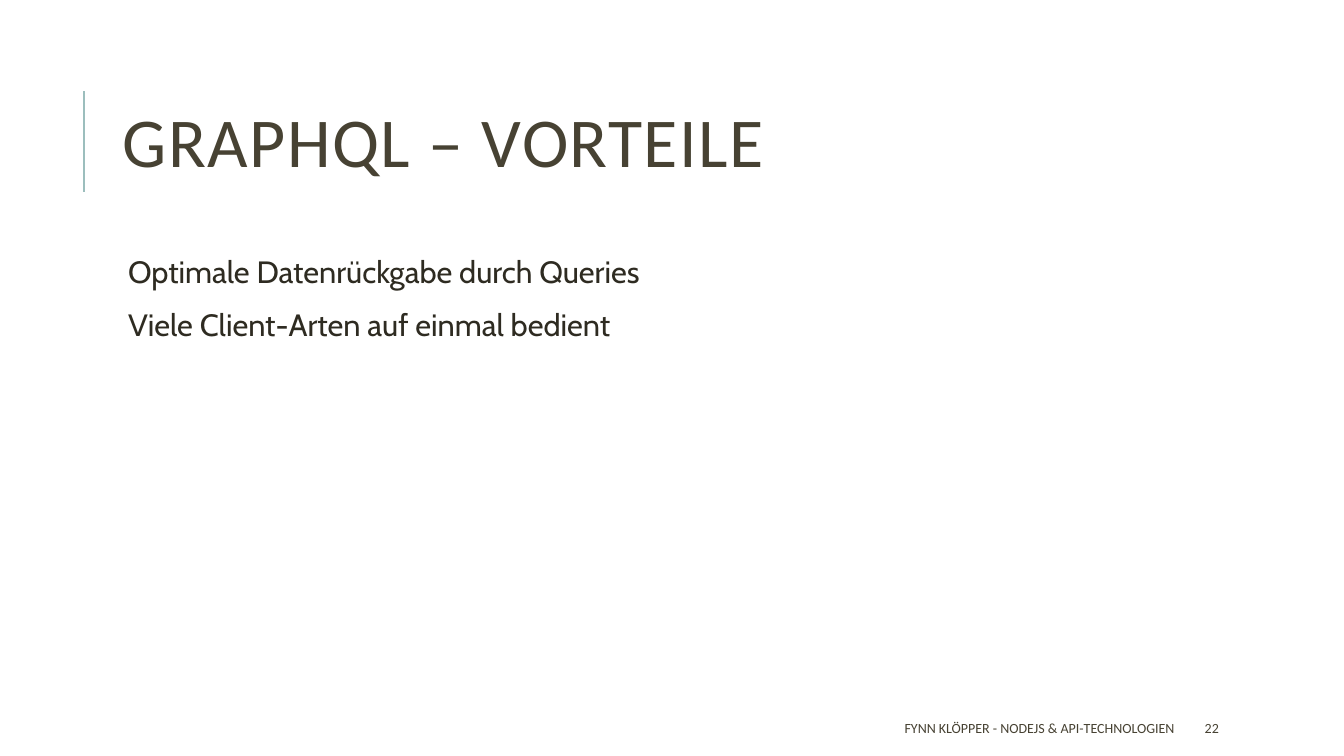
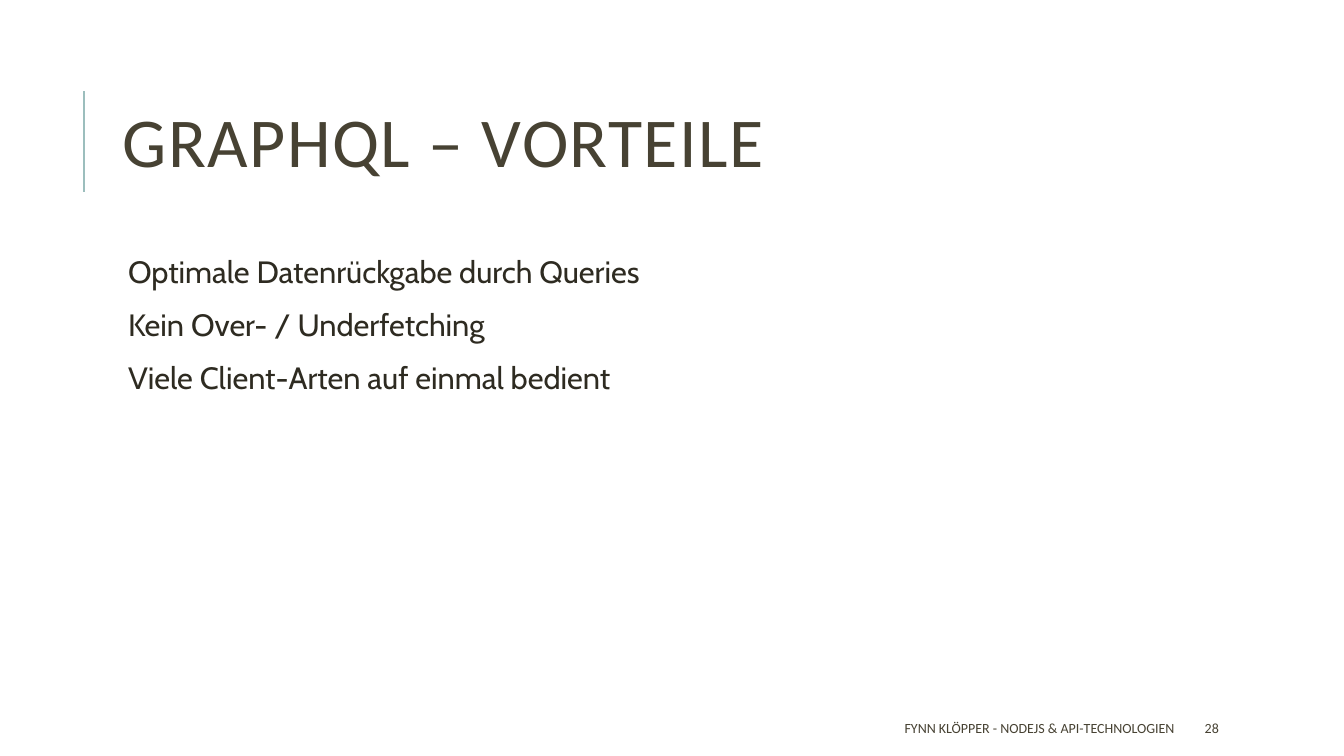
Before and after one commit to fkloepper/presentation, a slide deck: slide 28 of Fullstack Development/Backend/Backend.pptx (slide 22 before the commit). Drawn at 1344x756 pixels with LibreOffice and Linux fonts; fonts in the diff are those of the drawing. Boxes give left, top, right and bottom in pixels: in the first picture for what was removed or moved away, otherwise in the second. Text is boxed around its words. In the diff, an @@ line names an element or a change of style, - is before the commit and + after.

```diff
--- a/Fullstack Development/Backend/Backend.pptx
+++ b/Fullstack Development/Backend/Backend.pptx
@@ text at <box>128,313,485,343</box>: paragraph added @@
+  Kein Over- / Underfetching
@@ page number at <box>1205,723,1219,733</box>: text changed @@
-22
+28
```
Also in this commit, not shown: 11 other slides changed, 7 slides added, 1 slide removed, 1 other file.
